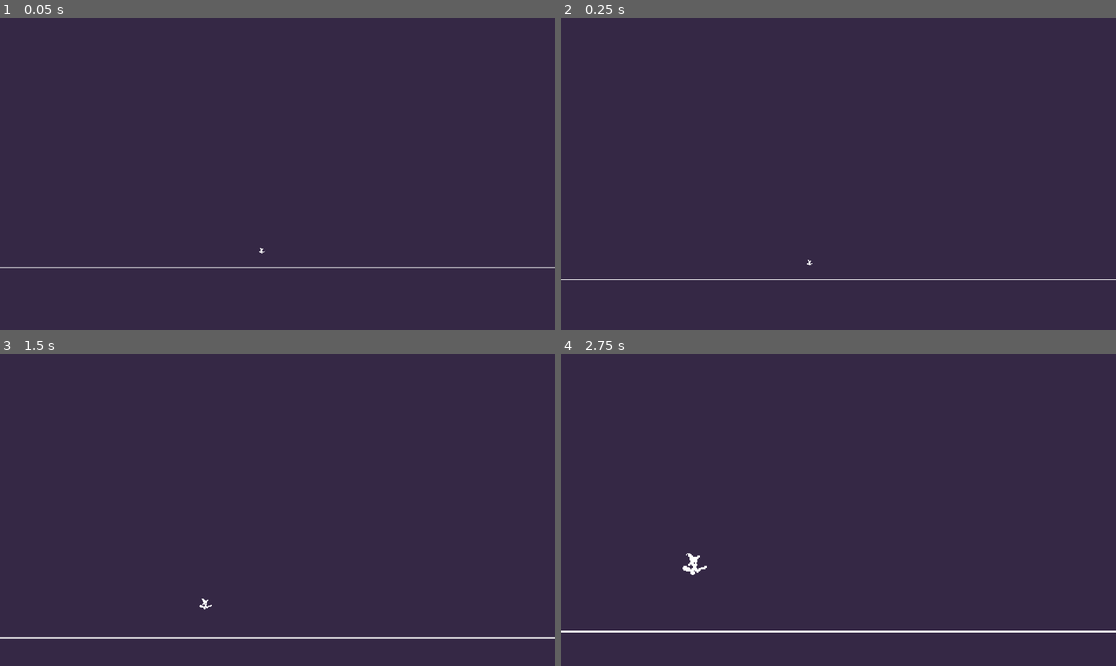
Above: before the commit, frames 1-4 (two rows, left to right).
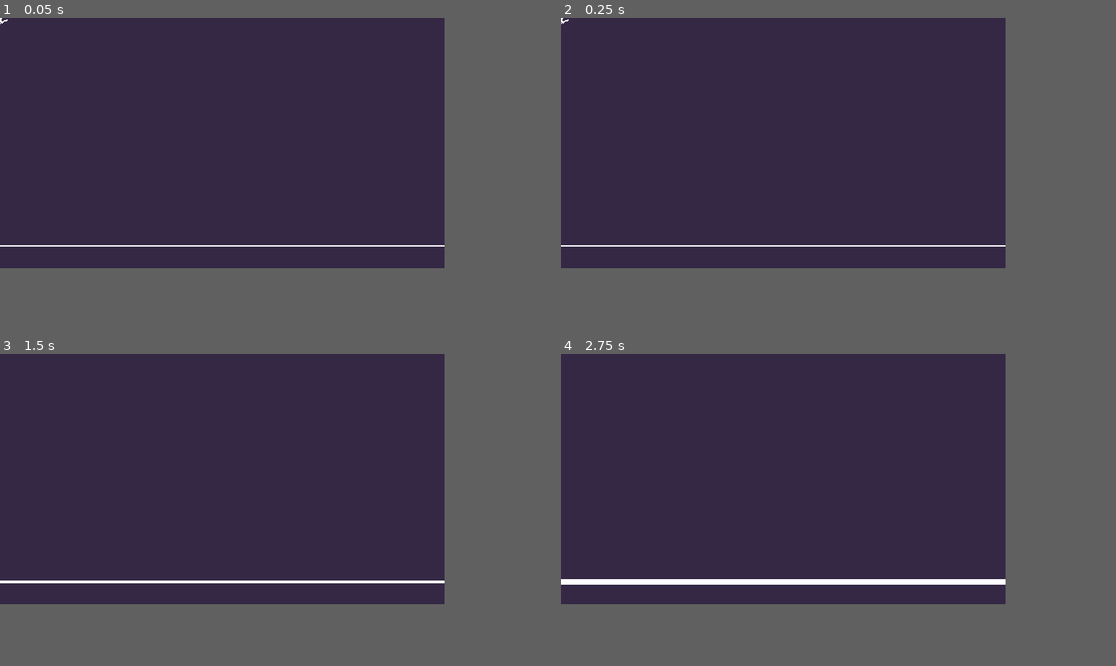
Above: after the commit, the same moments.

Repository: nicokumike/MajoKara
Game: Godot game, scene res://main.tscn
The game is run twice, just before and just after one commit, with the same random seed, the same clock (stepped at 60 frames per second) and the same inputs.
Inputs (mouse positions are in pixels of both pictures, inside the frame that each line leads up to):
- Up to frame 1 (0.05 s): no input
- Up to frame 2 (0.25 s): no input
- Up to frame 3 (1.5 s): tap Enter at 0.5 s; move the mouse to (399, 494) at 0.52 s; tap Mouse wheel up (zoom_in) at 0.6 s; click (399, 494) at 0.67 s; drag from (166, 525) to (205, 603) at 1.27 s
- Up to frame 4 (2.75 s): tap Space at 2 s; move the mouse to (894, 441) at 2.02 s; tap Mouse wheel up (zoom_in) at 2.1 s; click (894, 441) at 2.17 s
The window is 799x449 before the commit and 640x360 after it. Grey fills any space a smaller window leaves; there, only what the larger window draws over its background counts as a difference.

The runs differ from the first frame. In frame 1, 0.8% of the frame differs, in the area x 0-100%, y 0-81%; in frame 2, 0.6%; in frame 3, 1.4%; in frame 4, 2.2%, in the area x 0-100%, y 63-90%.

Commit message:
holy fuck i fixed the camera

Diff:
--- /dev/null
+++ b/Entities/Environment/ground.gd
@@ -0,0 +1,13 @@
+extends Node2D
+
+@onready var resize_timer = $"../Resize_Timer"
+
+func _ready():
+	position.y = get_viewport().get_visible_rect().size.y - 32
+
+func _process(_delta):
+	pass
+
+
+func _on_resize_timer_timeout():
+	position.y = get_viewport().get_visible_rect().size.y - 32
--- a/Entities/Environment/ground.tscn
+++ b/Entities/Environment/ground.tscn
@@ -1,8 +1,10 @@
-[gd_scene load_steps=2 format=3 uid="uid://y56dift1p0bn"]
+[gd_scene load_steps=3 format=3 uid="uid://y56dift1p0bn"]
 
+[ext_resource type="Script" uid="uid://h0xw8ngtc1ls" path="res://Entities/Environment/ground.gd" id="1_xacfp"]
 [ext_resource type="FontFile" uid="uid://cxbu7mq3tdt0i" path="res://Assets/Fonts/Silver.ttf" id="3_x0arr"]
 
 [node name="Ground" type="Node2D"]
+script = ExtResource("1_xacfp")
 
 [node name="Label" type="Label" parent="."]
 visible = false
--- a/UI/camera_base.gd
+++ b/UI/camera_base.gd
@@ -3,8 +3,9 @@
 #@onready var camera_base = $"."
 var zoom_factor = 1
 var dragging = false
+var resizing = false
 #var last_mouse_x = 0.0
-
+@onready var resize_timer = $"../Resize_Timer"
 #Size of window, default setting: 1920x1080.
 @onready var window_size : Vector2 = get_viewport().get_visible_rect().size
 #Offset to add to the camera in case of resizing.
@@ -21,31 +22,29 @@
 		global_position.x -= mouse_delta_x * (1.0 / zoom_factor)
 
 func _ready():
-	position = window_size / 2
-	offset = window_offset
+	position.y = get_viewport().get_visible_rect().size.y / 2
+	get_tree().get_root().size_changed.connect(resize)
 	pass
+
+func resize():
+	resize_timer.start()
+	print("currently resizing")
+	print(get_viewport().get_visible_rect().size.x)
+	print(get_viewport().get_visible_rect().size.y)
 
 func _process(_delta):
 	#Get correct camera position and offset based on window size, in case of resizing
-	if get_viewport().get_visible_rect().size != window_size:
-		window_offset.y += window_size.y - get_viewport().get_visible_rect().size.y
-		window_size = get_viewport().get_visible_rect().size
-		position = window_size / 2
-		offset = window_offset
+	#if get_viewport().get_visible_rect().size != window_size:
+		#window_offset.y += window_size.y - get_viewport().get_visible_rect().size.y
+		#window_size = get_viewport().get_visible_rect().size
+		#position = window_size / 2
+		#offset = window_offset
 
 	#Zoom camera
 	zoom = Vector2(zoom_factor, zoom_factor)
 
 	#Offset the camera to maintain relative position
-	match zoom_factor:
-		1:
-			offset = window_offset
-		2:
-			#camera_base.offset = Vector2(0.0, 74.0)
-			offset = window_offset + Vector2(0.0, (window_size.y / 4 - window_size.y / 10) * 1.3)
-		4:
-			#camera_base.offset = Vector2(0.0, 111.0)
-			offset = window_offset + Vector2(0.0, (window_size.y * 3/8 - window_size.y / 10) * 1.1)
+	zoom_math()
 
 	#Change current camera zoom
 	if(Input.is_action_just_pressed("zoom_in")):
@@ -54,3 +53,24 @@
 	if(Input.is_action_just_pressed("zoom_out")):
 		if zoom_factor != 1:
 			zoom_factor = zoom_factor / 2
+
+
+func _on_resize_timer_timeout():
+	zoom_math()
+
+func zoom_math():
+	match zoom_factor:
+		1:
+			position.y = get_viewport().get_visible_rect().size.y / 2
+			offset = window_offset
+		2:
+			#camera_base.offset = Vector2(0.0, 74.0)
+			offset = window_offset + Vector2(0.0, (get_viewport().get_visible_rect().size.y / 4 - 16))
+			position.y = get_viewport().get_visible_rect().size.y / 2
+			#position.y = get_viewport().get_visible_rect().size.y / 2
+		4:
+			#ZOOM IN MAX
+			#camera_base.offset = Vector2(0.0, 111.0)
+			#offset = window_offset + Vector2(0.0, (window_size.y * 3/8 - window_size.y / 10) * 1.1)
+			offset = window_offset + Vector2(0.0, (get_viewport().get_visible_rect().size.y * 3/8 - 24))
+			position.y = get_viewport().get_visible_rect().size.y / 2
--- a/main.tscn
+++ b/main.tscn
@@ -6,15 +6,17 @@
 
 [node name="Main" type="Node2D"]
 
-[node name="CanvasLayer" type="CanvasLayer" parent="."]
+[node name="CameraBase" parent="." instance=ExtResource("2_7mycd")]
+position = Vector2(320, 180)
+limit_bottom = 1188
+
+[node name="Ojamajo" parent="." instance=ExtResource("10_4c57u")]
 
 [node name="Ground" parent="." instance=ExtResource("1_lquwl")]
-position = Vector2(288, 972)
 
-[node name="CameraBase" parent="." instance=ExtResource("2_7mycd")]
-position = Vector2(859, 806)
-limit_bottom = 1188
-position_smoothing_enabled = true
+[node name="Resize_Timer" type="Timer" parent="."]
+wait_time = 0.1
+one_shot = true
 
-[node name="Ojamajo" parent="." instance=ExtResource("10_4c57u")]
-position = Vector2(835, 913)
+[connection signal="timeout" from="Resize_Timer" to="CameraBase" method="_on_resize_timer_timeout"]
+[connection signal="timeout" from="Resize_Timer" to="Ground" method="_on_resize_timer_timeout"]
--- a/project.godot
+++ b/project.godot
@@ -18,9 +18,8 @@
 [display]
 
 window/size/viewport_width=640
-window/size/viewport_height=320
-window/size/window_width_override=1920
-window/size/window_height_override=1080
+window/size/viewport_height=360
+window/size/mode=1
 
 [global_group]
 
Not shown, added: Entities/Environment/ground.gd.uid
